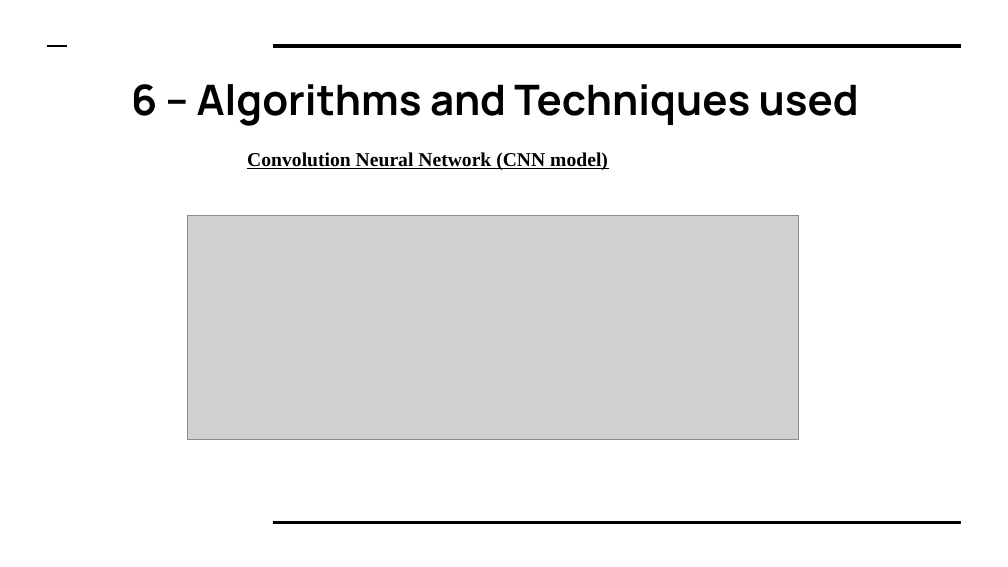
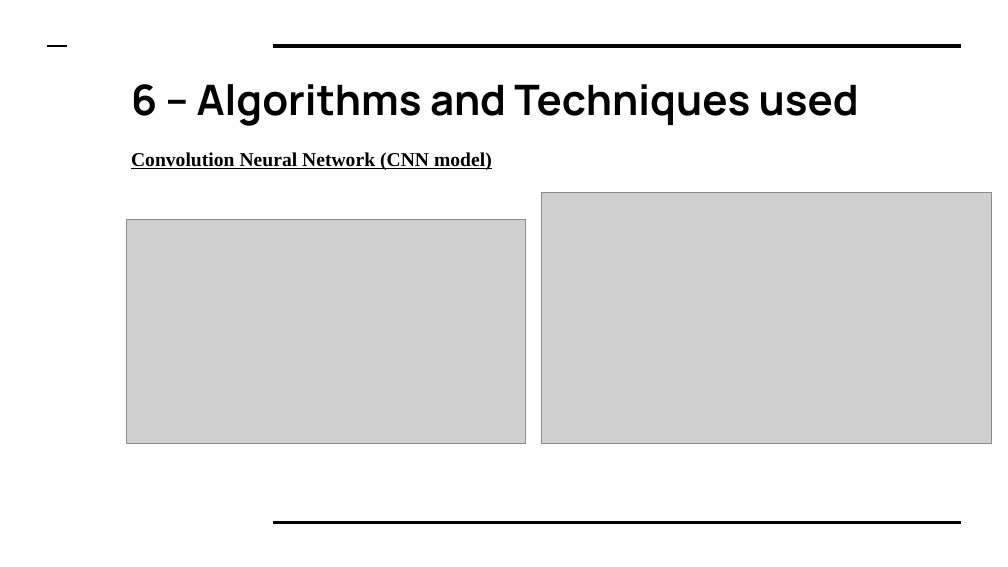
Before and after one commit to meetb007/kissan-bandhu, a slide deck: slide 14 of documents/kisaan Bandhu.pptx. Drawn at 1008x567 pixels with LibreOffice and Linux fonts; fonts in the diff are those of the drawing; grey boxes stand for pictures. Boxes give left, top, right and bottom in pixels: in the first picture for what was removed or moved away, otherwise in the second. Text is boxed around its words. In the diff, an @@ line names an element or a change of style, - is before the commit and + after.

```diff
--- a/documents/kisaan Bandhu.pptx
+++ b/documents/kisaan Bandhu.pptx
@@ text "Convolution Neural Network (CNN model)" at (x1=131, y1=152, x2=492, y2=170): indent changed @@
@@ picture added at (x1=542, y1=193, x2=992, y2=444) @@
@@ picture resized from (x1=187, y1=216, x2=798, y2=439) to (x1=126, y1=219, x2=525, y2=443) @@
```
Also in this commit, not shown: 8 other slides changed, 2 slides added, 2 slides removed, 4 other files.
